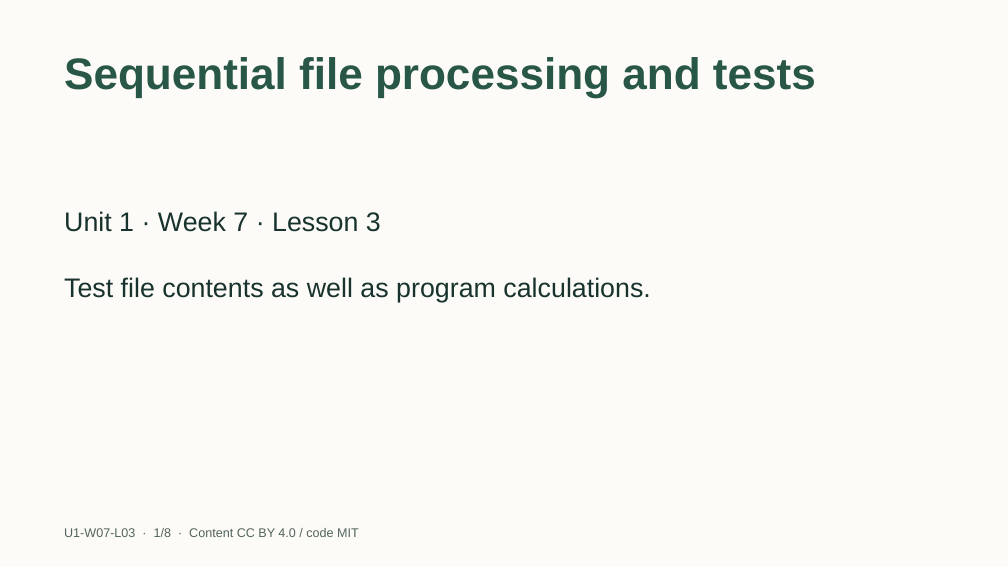
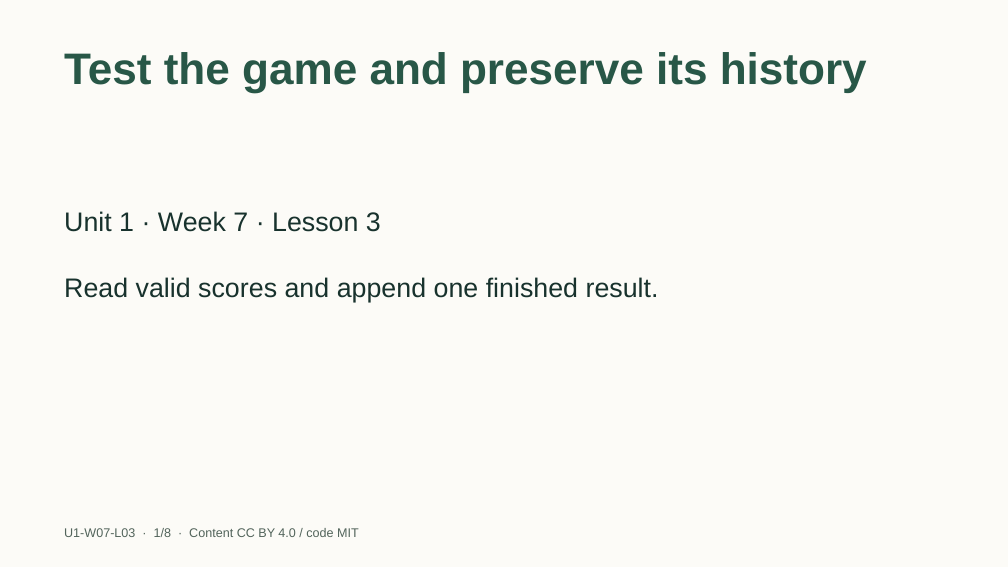
Before and after one commit to EdugenIO/cs-atar-textbook, a slide deck: slide 1 of dist/slides/u1-w07-l03.pptx. Drawn at 1008x567 pixels with LibreOffice and Linux fonts; fonts in the diff are those of the drawing. Boxes give left, top, right and bottom in pixels: in the first picture for what was removed or moved away, otherwise in the second. Text is boxed around its words. In the diff, an @@ line names an element or a change of style, - is before the commit and + after.

```diff
--- a/dist/slides/u1-w07-l03.pptx
+++ b/dist/slides/u1-w07-l03.pptx
@@ title removed at (x1=64, y1=57, x2=816, y2=97) @@
-Sequential file processing and tests
@@ title added at (x1=64, y1=52, x2=867, y2=92), 42 pt, text #285747, bold @@
+Test the game and preserve its history
@@ text at (x1=64, y1=277, x2=659, y2=302): text changed @@
-Test file contents as well as program calculations.
+Read valid scores and append one finished result.
```
Also in this commit, not shown: 1 other slide changed, 6 slides added, 6 slides removed, 38 other files.
